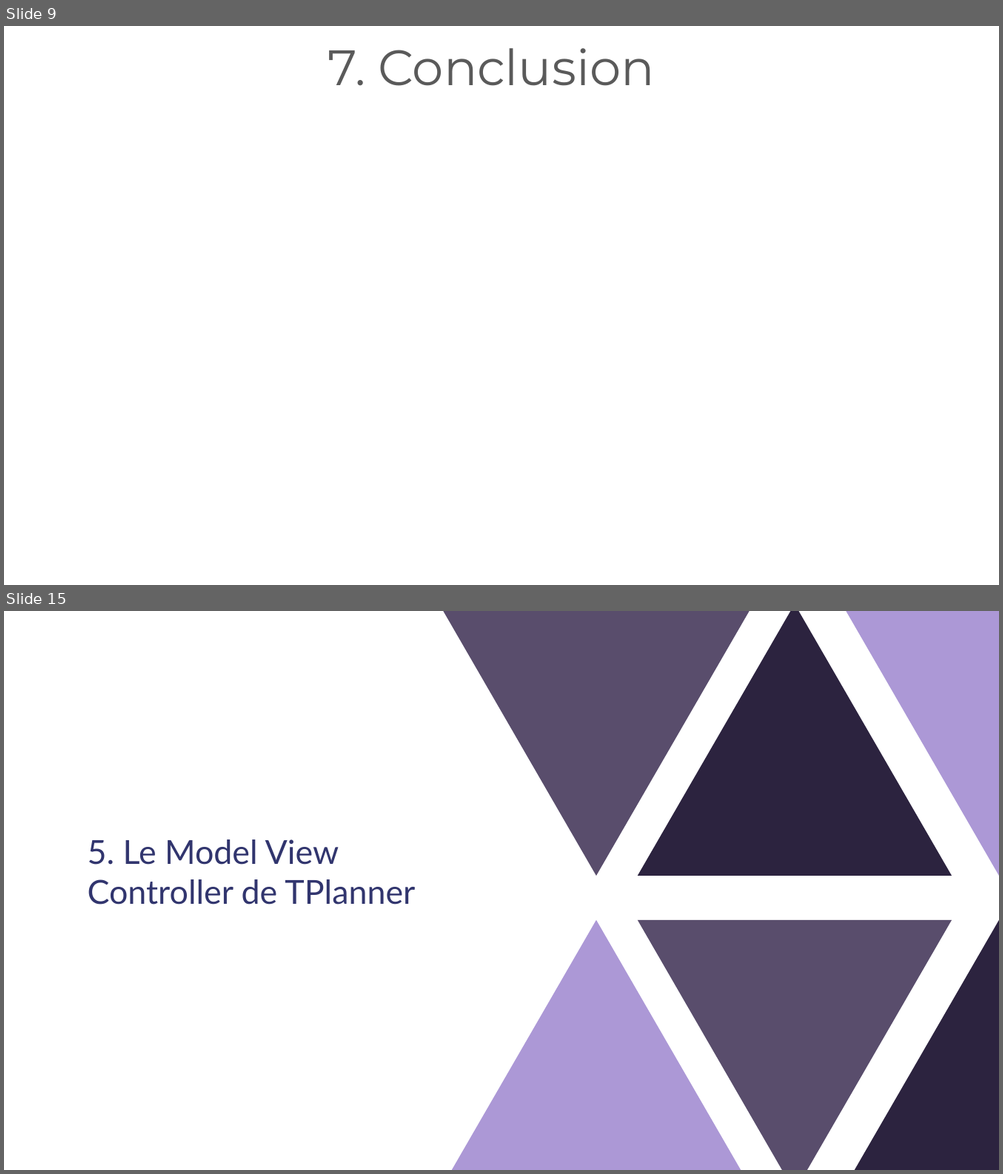
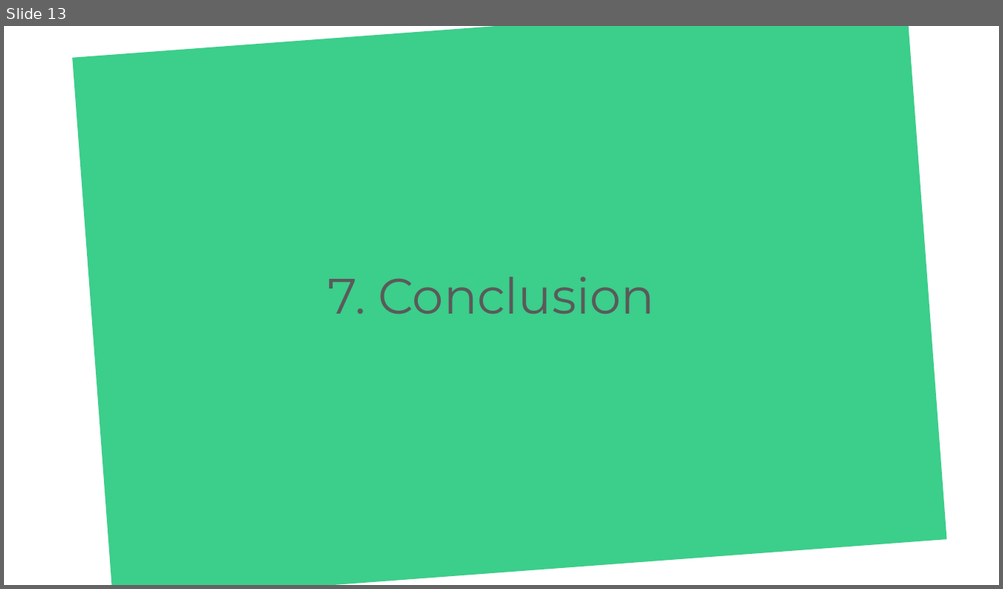
Before and after one commit to Kikuichimonji/Colorfull-CRM, a slide deck: ressources/colorfullcrm.pptx. Shown one above the other, each under a label of ours: slides 9 and 15 before the commit, slide 13 after it; the slides between them are not shown. The pictures are 1003x1174 and 1003x589 pixels, drawn with LibreOffice and Linux fonts; fonts in the diff are those of the drawing. Boxes give left, top, right and bottom in pixels: in the first picture for what was removed or moved away, otherwise in the second. Text is boxed around its words. In the diff, an @@ line names an element or a change of style, - is before the commit and + after.

```diff
--- a/ressources/colorfullcrm.pptx
+++ b/ressources/colorfullcrm.pptx
@@ slide 15 removed at [4,611,999,1170], background #FFFFFF @@
@@ triangle removed at [439,611,754,876] @@
@@ triangle removed at [637,611,951,876] @@
@@ triangle removed at [842,611,999,876] @@
@@ text removed at [88,840,415,905] @@
-5. Le Model View Controller de TPlanner
@@ triangle removed at [439,920,754,1170] @@
@@ triangle removed at [637,920,951,1170] @@
@@ triangle removed at [842,920,999,1170] @@
@@ what was slide 9 is now slide 13 @@
@@ slide 13 changed as well @@
@@ rectangle added at [72,26,947,585], fill #3CCE8B @@
@@ text "Conclusion": place and size @@
-text "Conclusion" at [378,48,654,86]
+text "Conclusion" at [378,277,654,315]
```
Also in this commit, not shown: 6 other slides changed, 6 slides added, 14 other slides removed, 6 other files.
